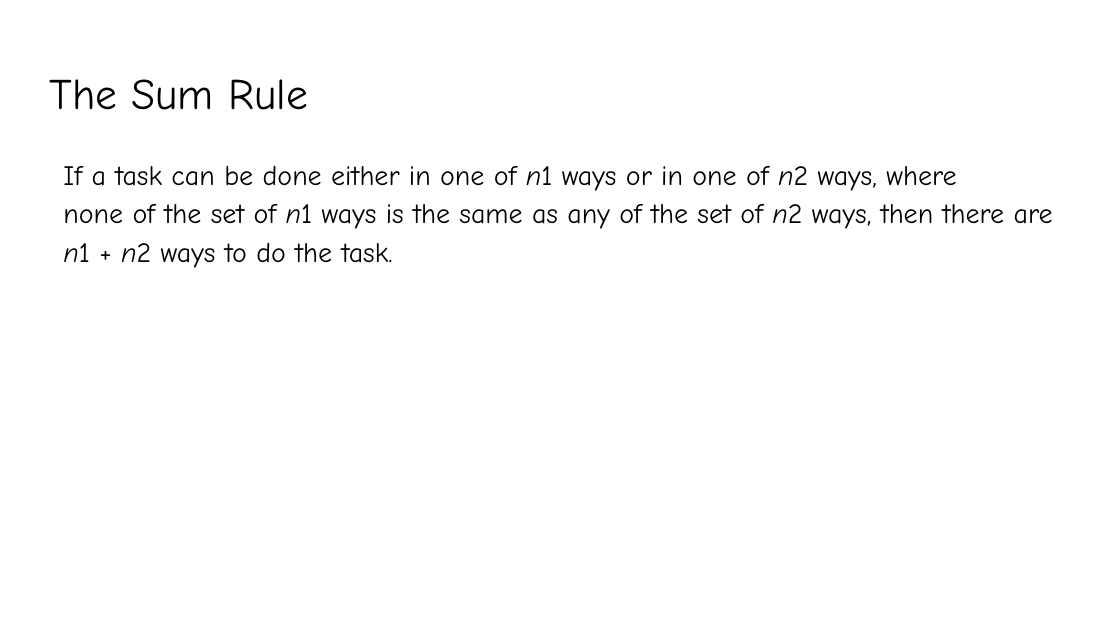
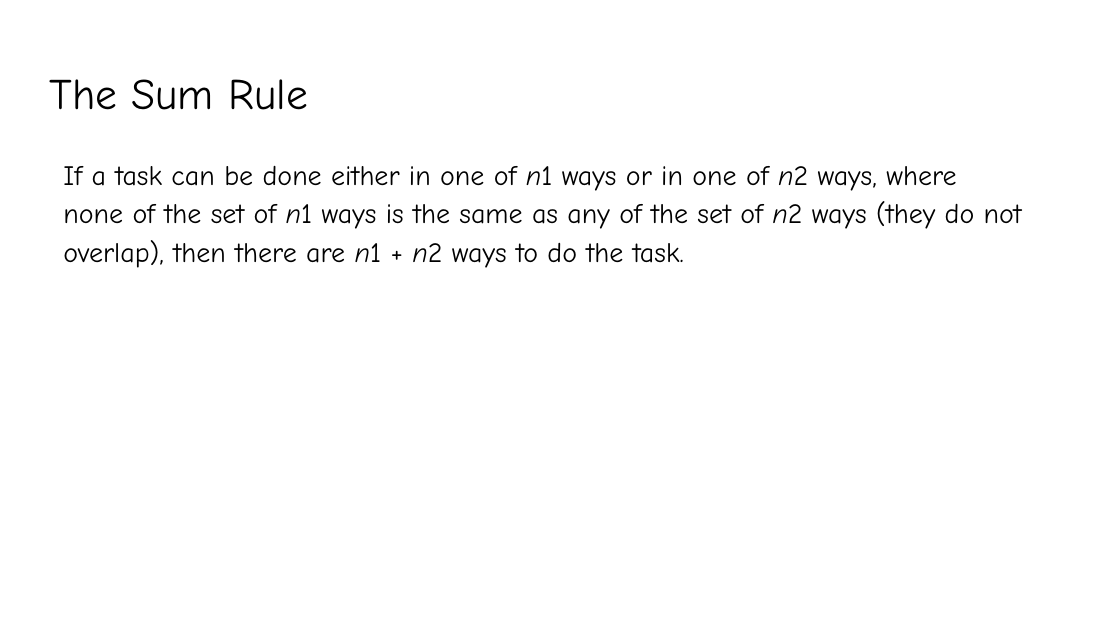
Before and after one commit to YeasirRayhanPrince/yeasirrayhanprince.github.io, a slide deck: slide 10 of cse106/slides/Lecture7.pptx. Drawn at 1120x630 pixels with LibreOffice and Linux fonts; fonts in the diff are those of the drawing. Boxes give left, top, right and bottom in pixels: in the first picture for what was removed or moved away, otherwise in the second. Text is boxed around its words. In the diff, an @@ line names an element or a change of style, - is before the commit and + after.

```diff
--- a/cse106/slides/Lecture7.pptx
+++ b/cse106/slides/Lecture7.pptx
@@ text at (x1=63, y1=201, x2=1022, y2=268): text changed @@
-none of the set of n1 ways is the same as any of the set of n2 ways, then there are n1 + n2 ways to do the task.
+none of the set of n1 ways is the same as any of the set of n2 ways (they do not overlap), then there are n1 + n2 ways to do the task.
```
Also in this commit, not shown: 5 other slides changed, 6 slides added, 7 slides removed.
